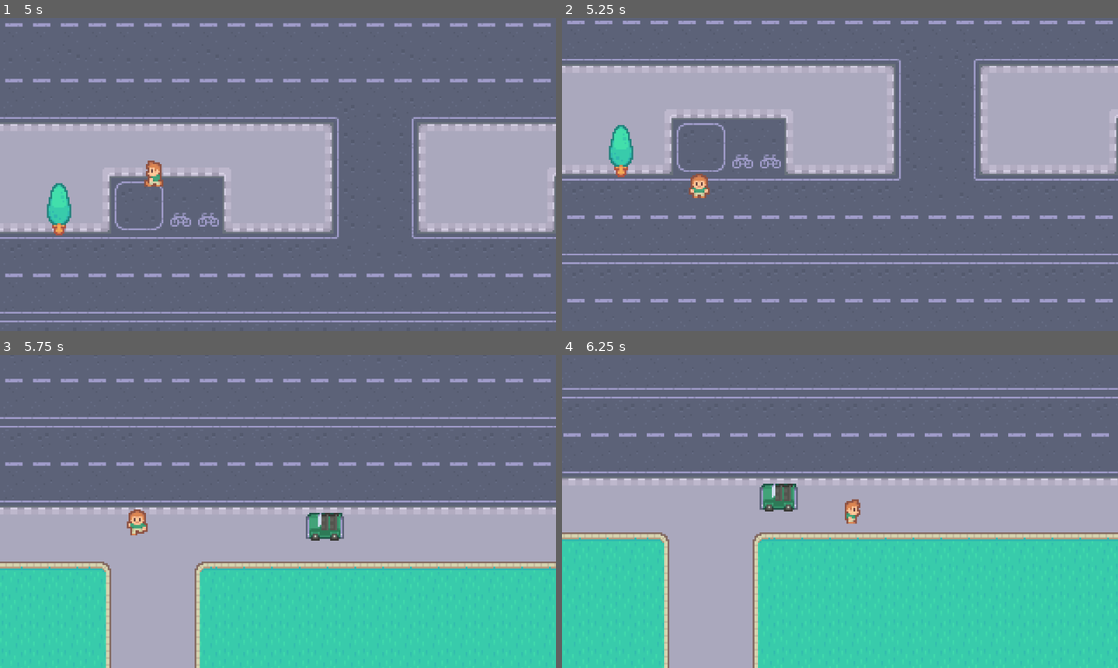
Above: before the commit, frames 1-4 (two rows, left to right).
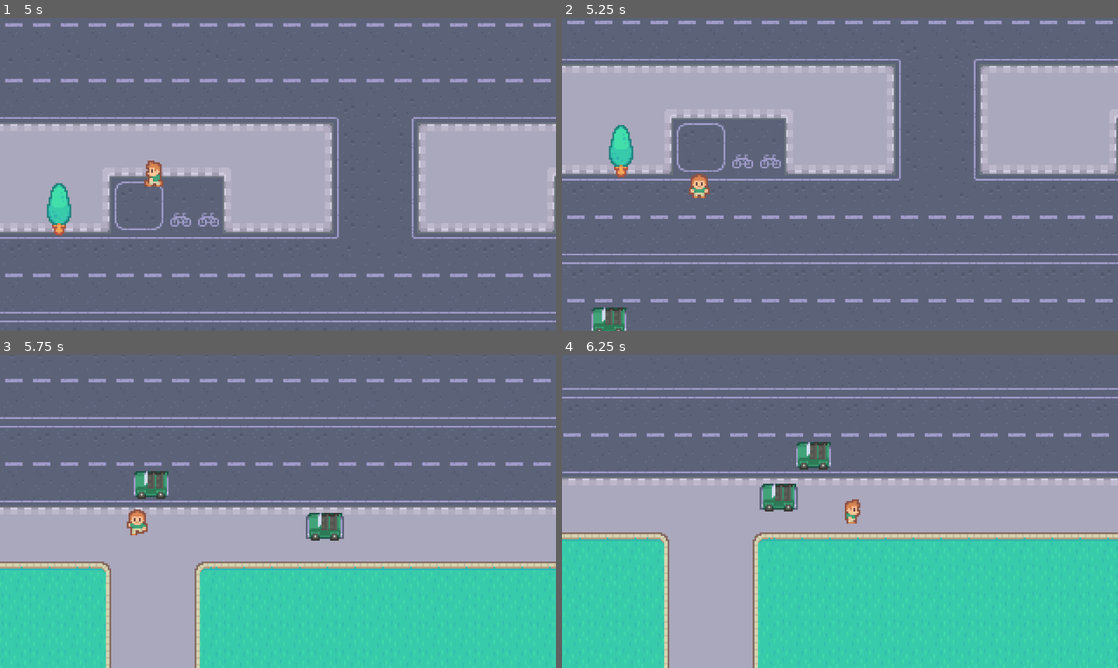
Above: after the commit, the same moments.

Repository: rachmi00/godot-lessons
Game: Godot game, scene res://scenes/game.tscn
Two runs of this game, one before a commit and one after it. Both use one fixed random seed, a clock stepped at 60 frames per second and the inputs below.
Inputs:
- Up to frame 1 (5 s): tap Enter at 0.5 s; hold Right (right) 0.53-1.28 s; tap Space (space) every 0.75 s from 0.6 to 4.35 s; hold S (down) 1.28-2.03 s; hold Right (right) 2.03-2.78 s; hold W (up) 2.78-3.53 s; hold A (left) from 3.53 s (still down)
- Up to frame 2 (5.25 s): release A (left) at 5.03 s; hold S (down) from 5.03 s (still down); tap Space (space) at 5.1 s
- Up to frame 3 (5.75 s): keep holding S (down)
- Up to frame 4 (6.25 s): release S (down) at 5.78 s; hold Right (right) from 5.78 s (still down); tap Space (space) at 5.85 s

Frame 1 is identical in both runs. In frame 2, 0.5% of the frame differs, in the area x 5-12%, y 92-100%; in frame 3, 0.5%, in the area x 24-31%, y 37-46%; in frame 4, 0.5%.

Commit message:
fix: cars now come from the left direction

Diff:
--- a/scenes/car.gd
+++ b/scenes/car.gd
@@ -2,8 +2,10 @@
 
 var direction = Vector2.LEFT
 var speed = 2
-
-
+# Called when the node enters the scene tree for the first time.
+func _ready() -> void:
+	if position.x < 0:
+		direction.x = 1
 # Called every frame. 'delta' is the elapsed time since the previous frame.
 func _process(delta: float) -> void:
 	position += direction * speed
--- a/scenes/game.gd
+++ b/scenes/game.gd
@@ -21,6 +21,6 @@
 
 func _on_car_timer_timeout() -> void:
 	var car = car_scene.instantiate() as Area2D
-	$Objects.add_child(car)
 	var pos_marker = $CarStartPositions.get_children().pick_random()
 	car.position = pos_marker.position
+	$Objects.add_child(car)
